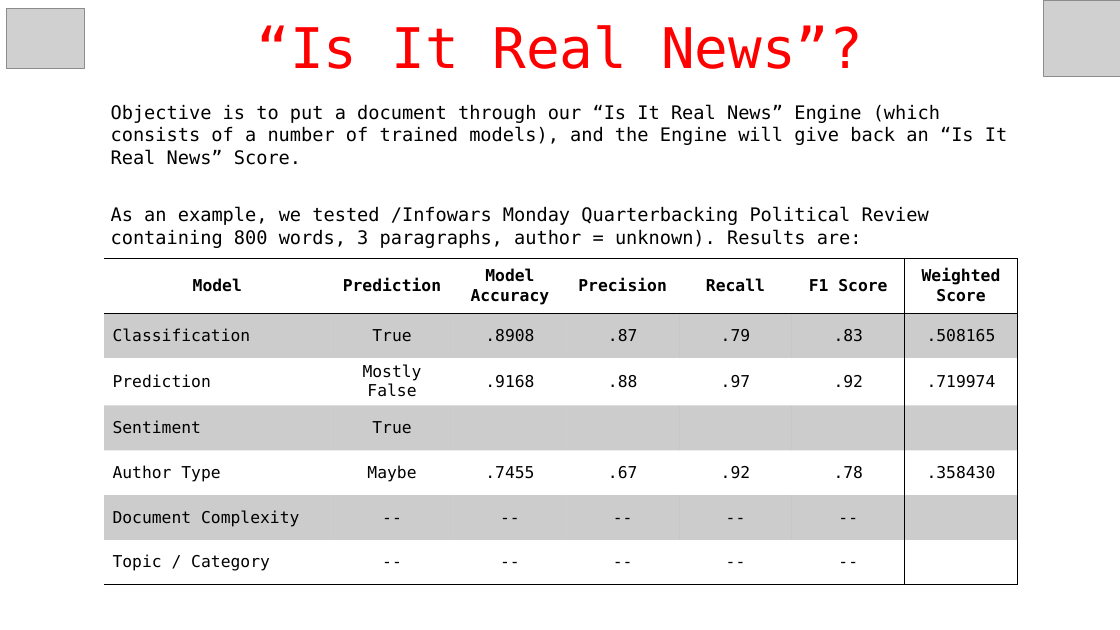
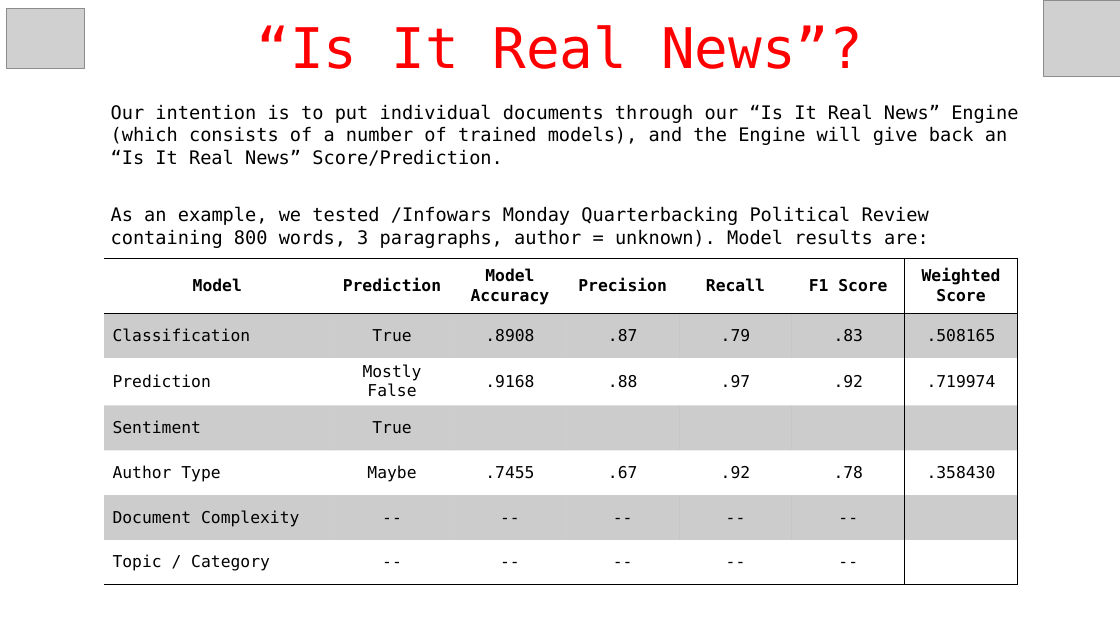
Before and after one commit to richpatanalytics/FakeNewsAnalysis, a slide deck: slide 3 of FakeNewsProjectPresentation.pptx. Drawn at 1120x630 pixels with LibreOffice and Linux fonts; fonts in the diff are those of the drawing; grey boxes stand for pictures. Boxes give left, top, right and bottom in pixels: in the first picture for what was removed or moved away, otherwise in the second. Text is boxed around its words. In the diff, an @@ line names an element or a change of style, - is before the commit and + after.

```diff
--- a/FakeNewsProjectPresentation.pptx
+++ b/FakeNewsProjectPresentation.pptx
@@ text at bbox=[111, 104, 1018, 166]: text changed @@
-Objective is to put a document through our “Is It Real News” Engine (which consists of a number of trained models), and the Engine will give back an “Is It Real News” Score.
+Our intention is to put individual documents through our “Is It Real News” Engine (which consists of a number of trained models), and the Engine will give back an “Is It Real News” Score/Prediction.
@@ text at bbox=[111, 206, 929, 248]: text changed @@
-As an example, we tested /Infowars Monday Quarterbacking Political Review containing 800 words, 3 paragraphs, author = unknown). Results are:
+As an example, we tested /Infowars Monday Quarterbacking Political Review containing 800 words, 3 paragraphs, author = unknown). Model results are:
```
Also in this commit, not shown: 1 other slide changed.
